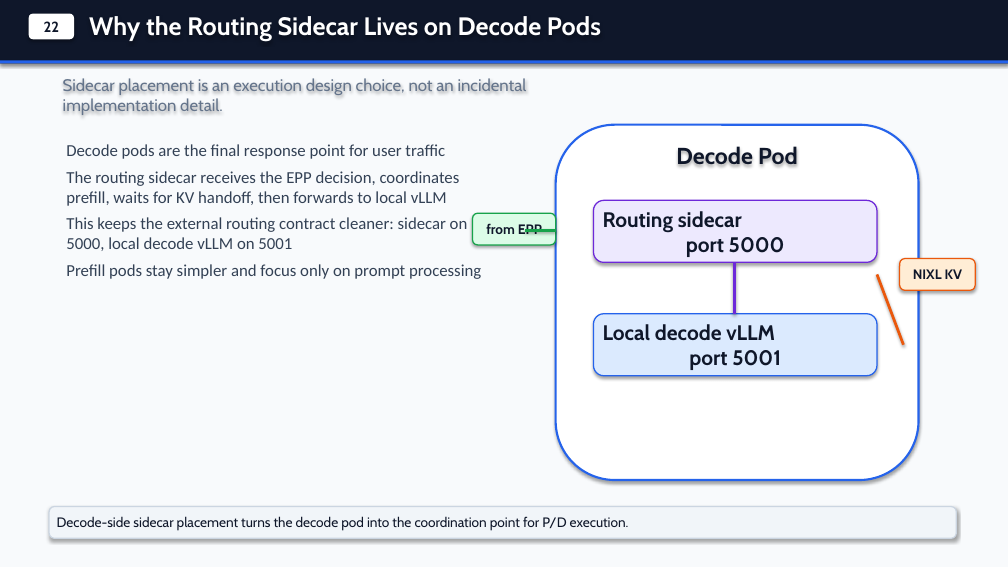
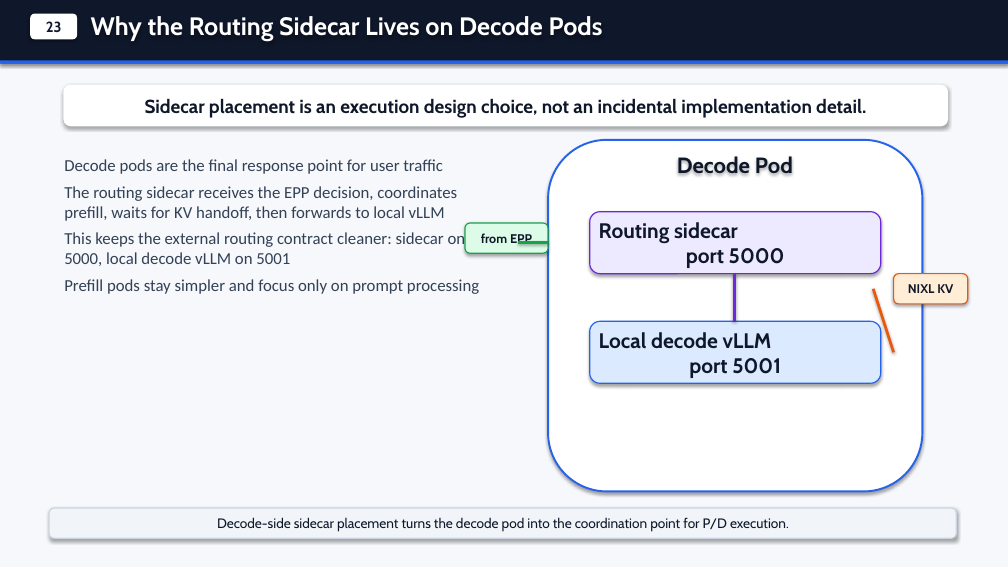
Before and after one commit to andyzhangx/demo, a slide deck: slide 7 of llm/kaito-llm-d-pd-slides.pptx (slide 6 before the commit). Drawn at 1008x567 pixels with LibreOffice and Linux fonts; fonts in the diff are those of the drawing. Boxes give left, top, right and bottom in pixels: in the first picture for what was removed or moved away, otherwise in the second. Text is boxed around its words. In the diff, an @@ line names an element or a change of style, - is before the commit and + after.

Commit message:
docs: align kaito llm-d pd deck with kubecon style

```diff
--- a/llm/kaito-llm-d-pd-slides.pptx
+++ b/llm/kaito-llm-d-pd-slides.pptx
@@ background #F8FAFC to #F6F8FC @@
@@ text in rounded rectangle at (x1=46, y1=21, x2=62, y2=32): text changed @@
-22
+23
@@ rounded rectangle "Sidecar placement is an execution ..." resized from (x1=63, y1=78, x2=527, y2=115) to (x1=64, y1=85, x2=948, y2=126) @@
@@ rounded rectangle "Sidecar placement is an execution ..." at (x1=64, y1=85, x2=948, y2=126): size 16 to 18 pt, text colour #64748B to #0F172A, bold on; alignment left to centre; fill none to #FFFFFF; shadow on @@
@@ rounded rectangle resized from (x1=556, y1=125, x2=919, y2=480) to (x1=548, y1=140, x2=923, y2=492) @@
@@ rounded rectangle at (x1=548, y1=140, x2=923, y2=492): outline #2563EB 2 pt to #2563EB 1.8 pt @@
@@ text "Decode pods are the final ..." moved from (x1=66, y1=144, x2=481, y2=279) to (x1=64, y1=159, x2=479, y2=294) @@
@@ text "Decode Pod" moved from (x1=676, y1=146, x2=798, y2=165) to (x1=677, y1=156, x2=793, y2=174) @@
@@ text "Decode Pod" at (x1=677, y1=156, x2=793, y2=174): size 22 to 21 pt @@
@@ rounded rectangle "from EPP" moved from (x1=473, y1=213, x2=556, y2=245) to (x1=465, y1=223, x2=548, y2=253) @@
@@ rounded rectangle "from EPP" at (x1=465, y1=223, x2=548, y2=253): size 13 to 12 pt; outline #16A34A 1.2 pt to #16A34A 1.1 pt @@
@@ rounded rectangle "Routing sidecar port 5000" resized from (x1=594, y1=200, x2=877, y2=262) to (x1=590, y1=212, x2=881, y2=274) @@
@@ rounded rectangle "Routing sidecar port 5000" at (x1=590, y1=212, x2=881, y2=274): outline #6D28D9 1.2 pt to #6D28D9 1.1 pt @@
@@ line moved from (556, 231) - (526, 231) to (548, 243) - (518, 243) @@
@@ line moved from (735, 262) - (735, 314) to (735, 274) - (735, 321) @@
@@ line moved from (877, 274) - (904, 345) to (873, 289) - (894, 352) @@
@@ rounded rectangle "NIXL KV" moved from (x1=900, y1=259, x2=975, y2=290) to (x1=894, y1=274, x2=968, y2=304) @@
@@ rounded rectangle "NIXL KV" at (x1=894, y1=274, x2=968, y2=304): size 13 to 12 pt; outline #EA580C 1.2 pt to #EA580C 1.1 pt @@
@@ rounded rectangle "Local decode vLLM port 5001" resized from (x1=594, y1=314, x2=877, y2=376) to (x1=590, y1=321, x2=881, y2=383) @@
@@ rounded rectangle "Local decode vLLM port 5001" at (x1=590, y1=321, x2=881, y2=383): outline #2563EB 1.2 pt to #2563EB 1.1 pt @@
@@ rounded rectangle "Decode-side sidecar placement turns the ..." at (x1=49, y1=508, x2=957, y2=538): alignment left to centre; outline #CBD5E1 1.2 pt to #CBD5E1 1.1 pt @@
```
Also in this commit, not shown: 9 other slides changed, 1 slide added, 1 other file.
